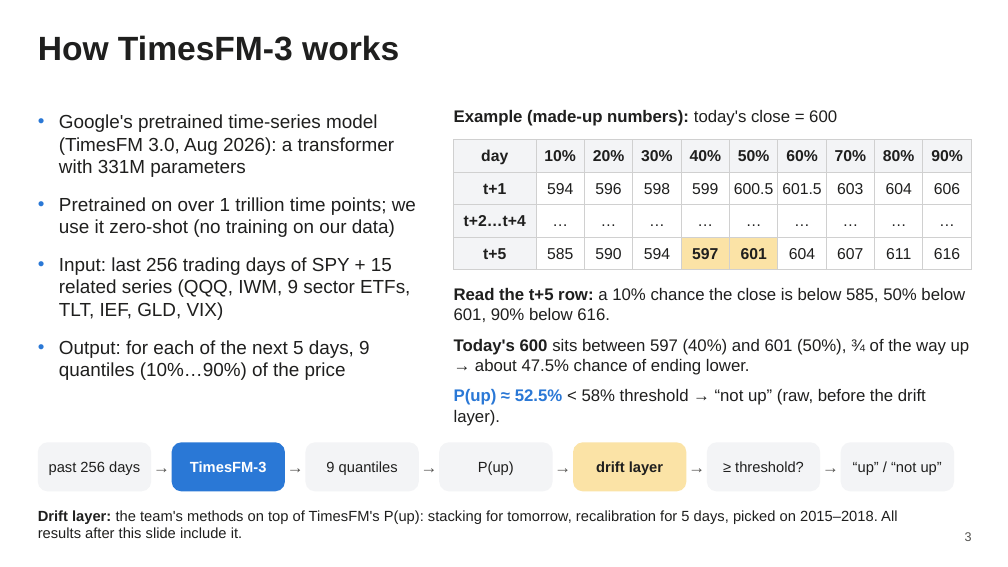
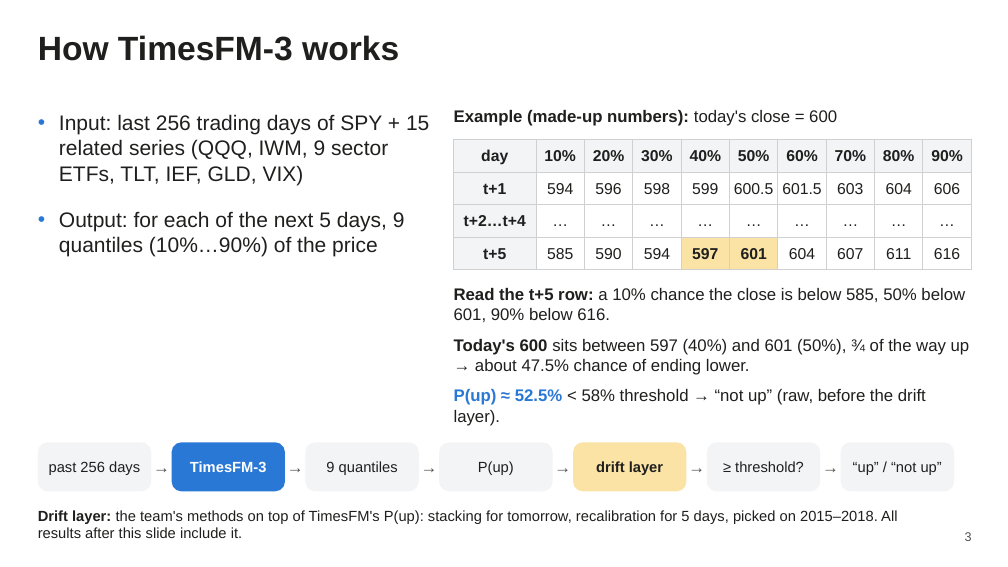
Before and after one commit to AmauryJayr/Predicting-SP500, a slide deck: slide 3 of timesfm3_experiment/slides/timesfm3_slides.pptx. Drawn at 1008x567 pixels with LibreOffice and Linux fonts; fonts in the diff are those of the drawing. Boxes give left, top, right and bottom in pixels: in the first picture for what was removed or moved away, otherwise in the second. Text is boxed around its words. In the diff, an @@ line names an element or a change of style, - is before the commit and + after.

```diff
--- a/timesfm3_experiment/slides/timesfm3_slides.pptx
+++ b/timesfm3_experiment/slides/timesfm3_slides.pptx
@@ text "Input: last 256 trading days ..." at [59, 114, 429, 256]: size 18 to 20 pt; more space between paragraphs @@
@@ text at [59, 114, 416, 237]: paragraphs removed @@
-• Google's pretrained time-series model (TimesFM 3.0, Aug 2026): a transformer with 331M parameters
-• Pretrained on over 1 trillion time points; we use it zero-shot (no training on our data)
```
Also in this commit, not shown: 3 other slides changed, 2 slides added, 8 other files.
